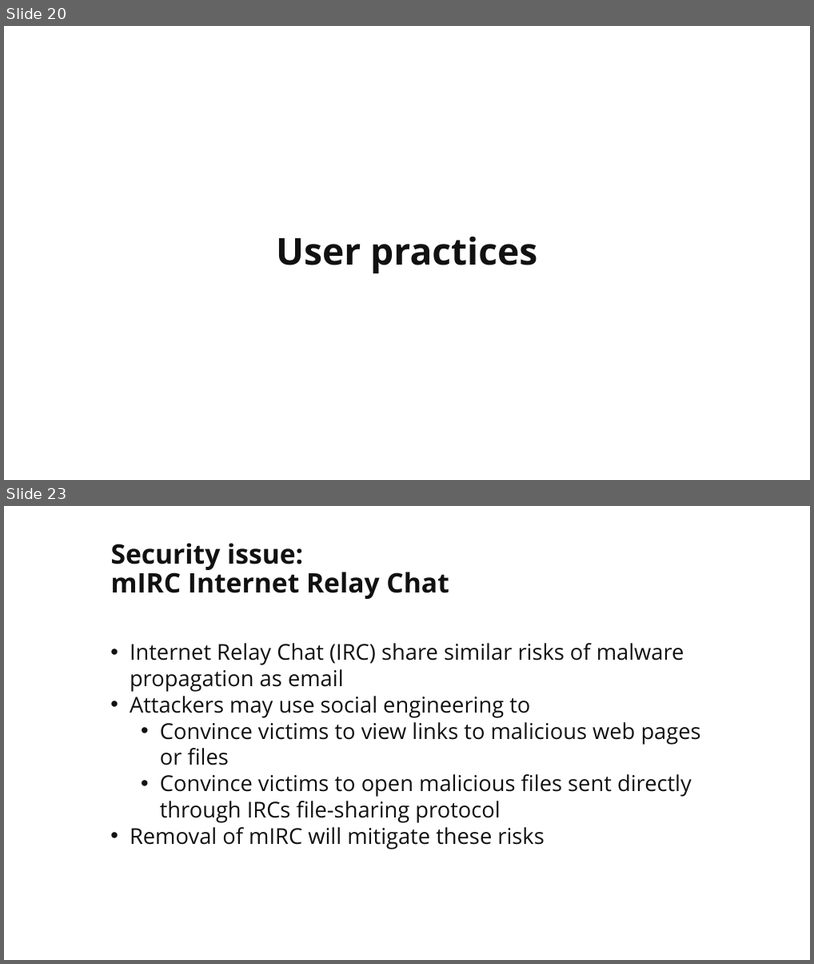
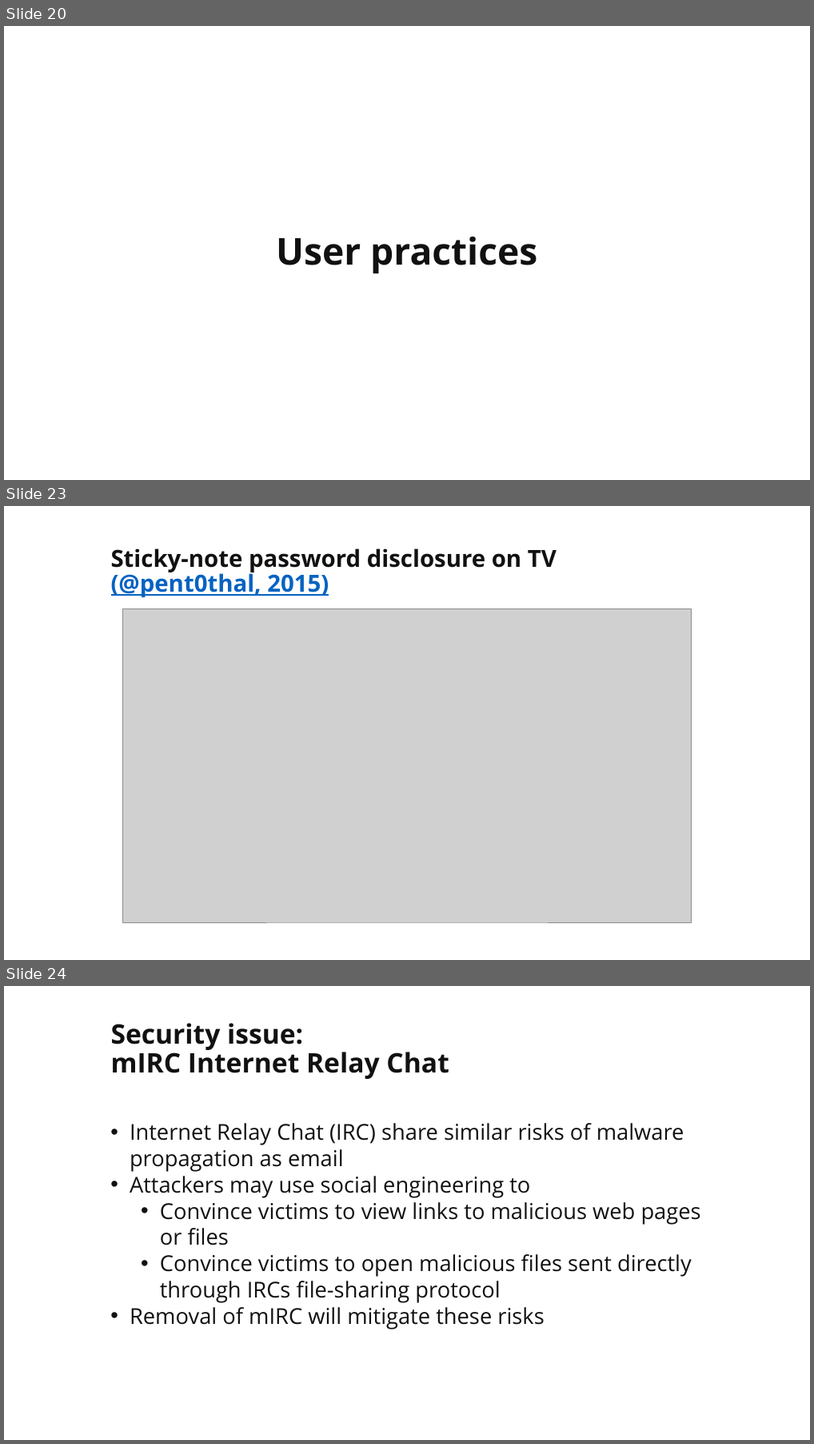
Before and after one commit to martymcflywa/ecu, a slide deck: year_1/sem_2/CSI1101_computer_security/0b_assignment_2_[22MAY15_0900]/dev/CSI1101_PONCE_A2_v03.pptx. Shown one above the other, each under a label of ours: slides 20 and 23 before the commit, slides 20, 23 and 24 after it; the slides between them are not shown. The pictures are 814x964 and 814x1444 pixels, drawn with LibreOffice and Linux fonts; fonts in the diff are those of the drawing; grey boxes stand for pictures. Boxes give left, top, right and bottom in pixels: in the first picture for what was removed or moved away, otherwise in the second. Text is boxed around its words. In the diff, an @@ line names an element or a change of style, - is before the commit and + after.

```diff
--- a/year_1/sem_2/CSI1101_computer_security/0b_assignment_2_[22MAY15_0900]/dev/CSI1101_PONCE_A2_v03.pptx
+++ b/year_1/sem_2/CSI1101_computer_security/0b_assignment_2_[22MAY15_0900]/dev/CSI1101_PONCE_A2_v03.pptx
@@ slide 23 added at (4, 506, 810, 960), background #FFFFFF @@
@@ title added at (111, 548, 557, 597), 28 pt, text #111111, bold @@
+Sticky-note password disclosure on TV
+(@pent0thal, 2015)
@@ picture added at (122, 609, 692, 922) @@
@@ what was slide 23 is now slide 24 @@
```
Also in this commit, not shown: 10 slides changed.
